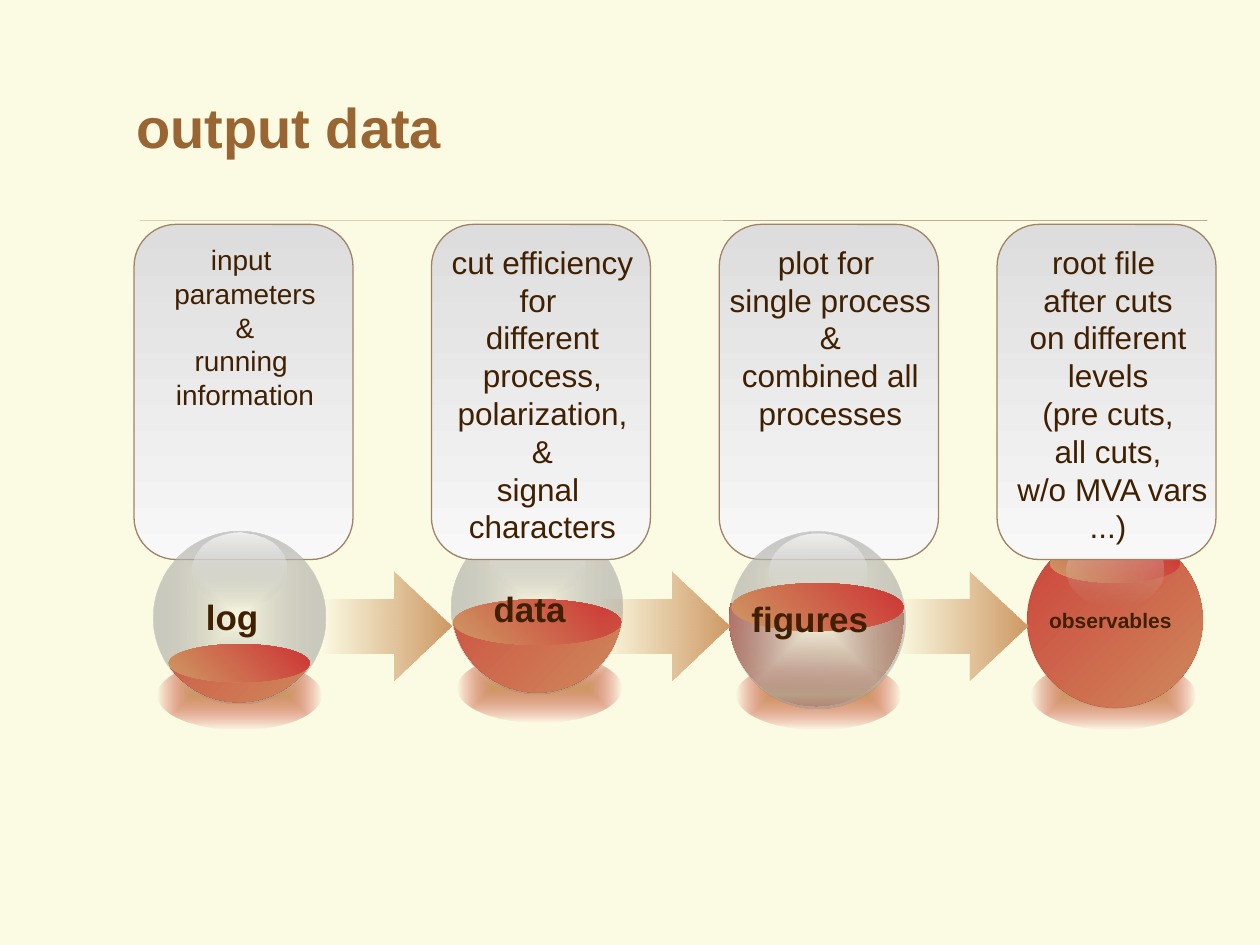
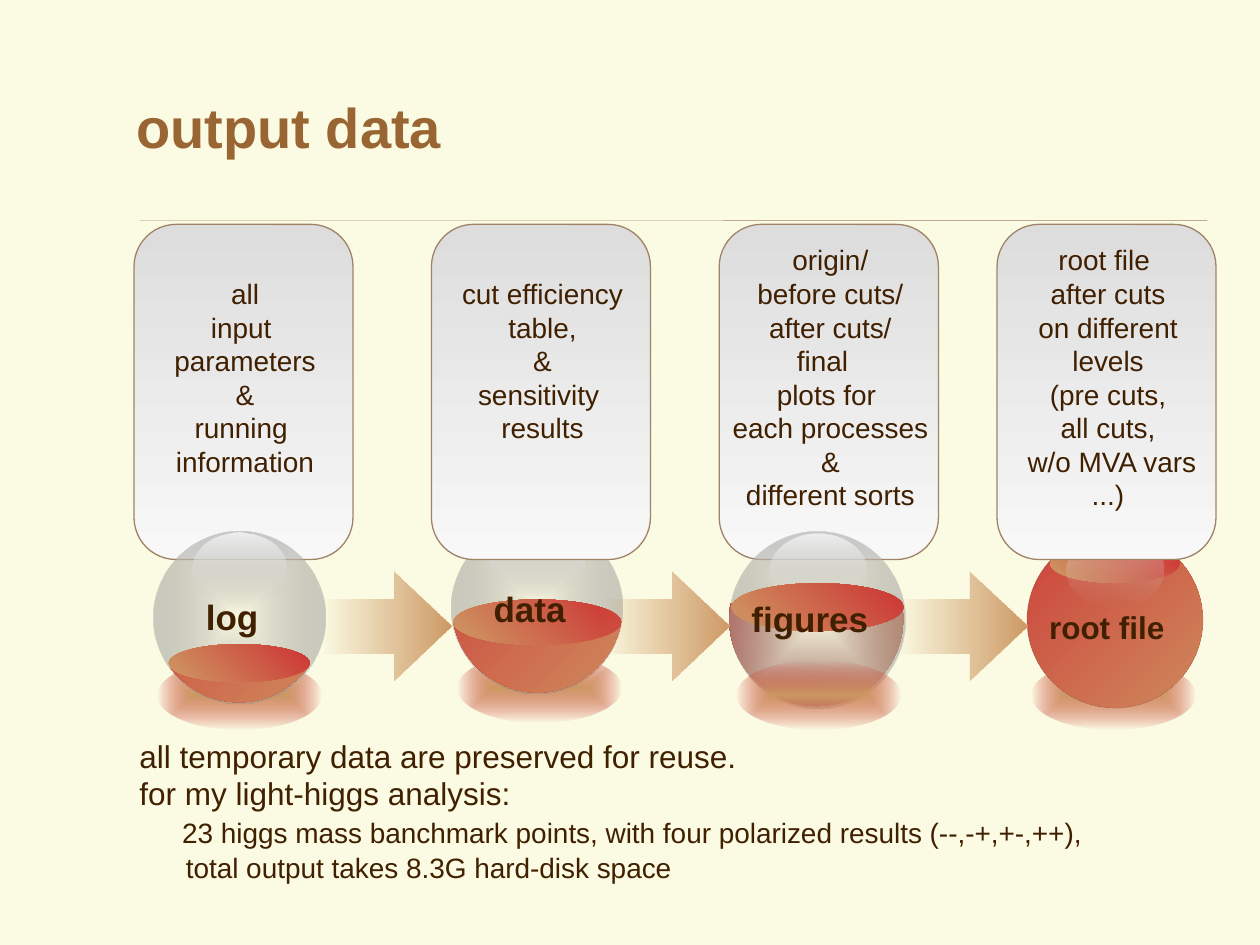
Before and after one commit to YancyW/BASDA, a slide deck: slide 15 of doc/BASDA_Introduction.pptx (slide 32 before the commit). Drawn at 1260x945 pixels with LibreOffice and Linux fonts; fonts in the diff are those of the drawing; background and template pictures are left out. Boxes give left, top, right and bottom in pixels: in the first picture for what was removed or moved away, otherwise in the second. Text is boxed around its words. In the diff, an @@ line names an element or a change of style, - is before the commit and + after.

```diff
--- a/doc/BASDA_Introduction.pptx
+++ b/doc/BASDA_Introduction.pptx
@@ rounded rectangle "origin/" at [719, 224, 939, 559]: size 18 to 16 pt in "&" @@
@@ rounded rectangle "root file" at [997, 224, 1216, 559]: size 18 to 16 pt @@
@@ text in rounded rectangle at [733, 249, 928, 443]: text changed; size 18 to 16 pt @@
-plot for
-single process
+origin/
+before cuts/
+after cuts/
+final
+plots for
+each processes
@@ text in rounded rectangle at [231, 283, 259, 305]: paragraph added @@
+all
@@ text in rounded rectangle at [462, 283, 623, 309]: size 18 to 16 pt in "cut efficiency", "&" @@
@@ text in rounded rectangle at [508, 317, 576, 342]: text changed; size 18 to 16 pt @@
-for
-different
-process,
-polarization,
+table,
@@ text in rounded rectangle at [478, 384, 599, 439]: text changed; size 18 to 16 pt @@
-signal
-characters
+sensitivity
+results
@@ text in rounded rectangle at [746, 484, 915, 506]: text changed; size 18 to 16 pt @@
-combined all
-processes
+different sorts
@@ text at [1049, 616, 1164, 640]: text changed; size 12 to 18 pt @@
-observables
+root file
@@ text added at [139, 745, 922, 883], 16 pt, text #402000 @@
+all temporary data are preserved for reuse.
+for my light-higgs analysis:
+23 higgs mass banchmark points, with four polarized results (--,-+,+-,++),
+total output takes 8.3G hard-disk space
```
Also in this commit, not shown: 14 other slides changed, 2 slides added, 29 slides removed, 8 other files.
